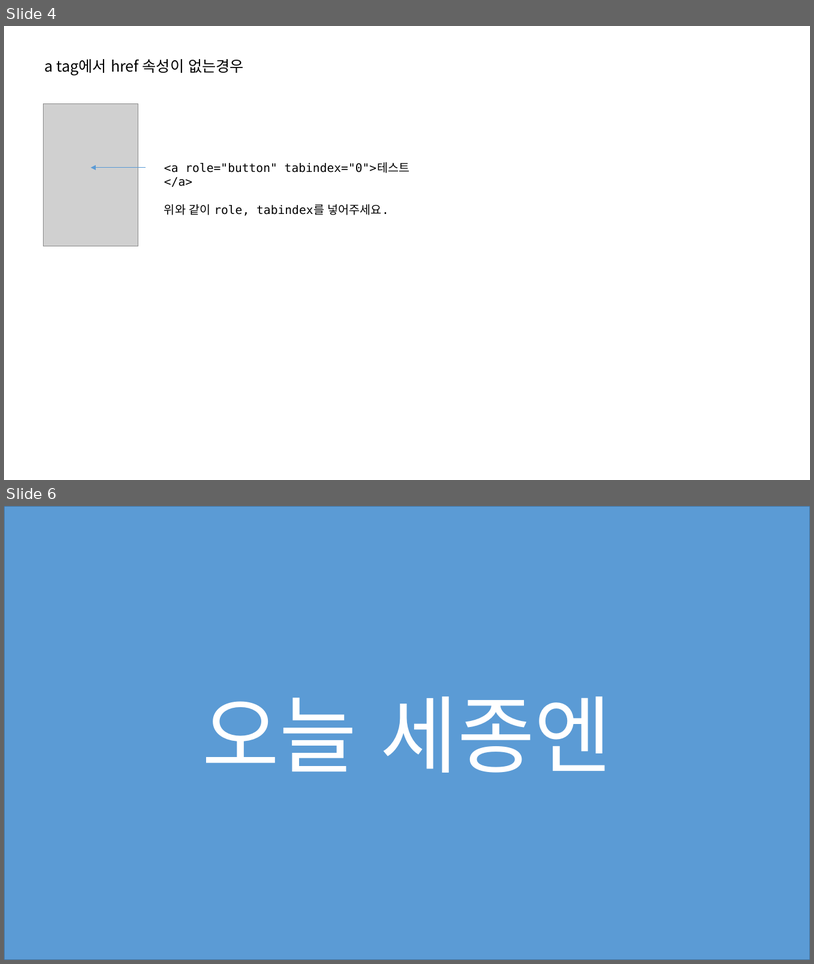
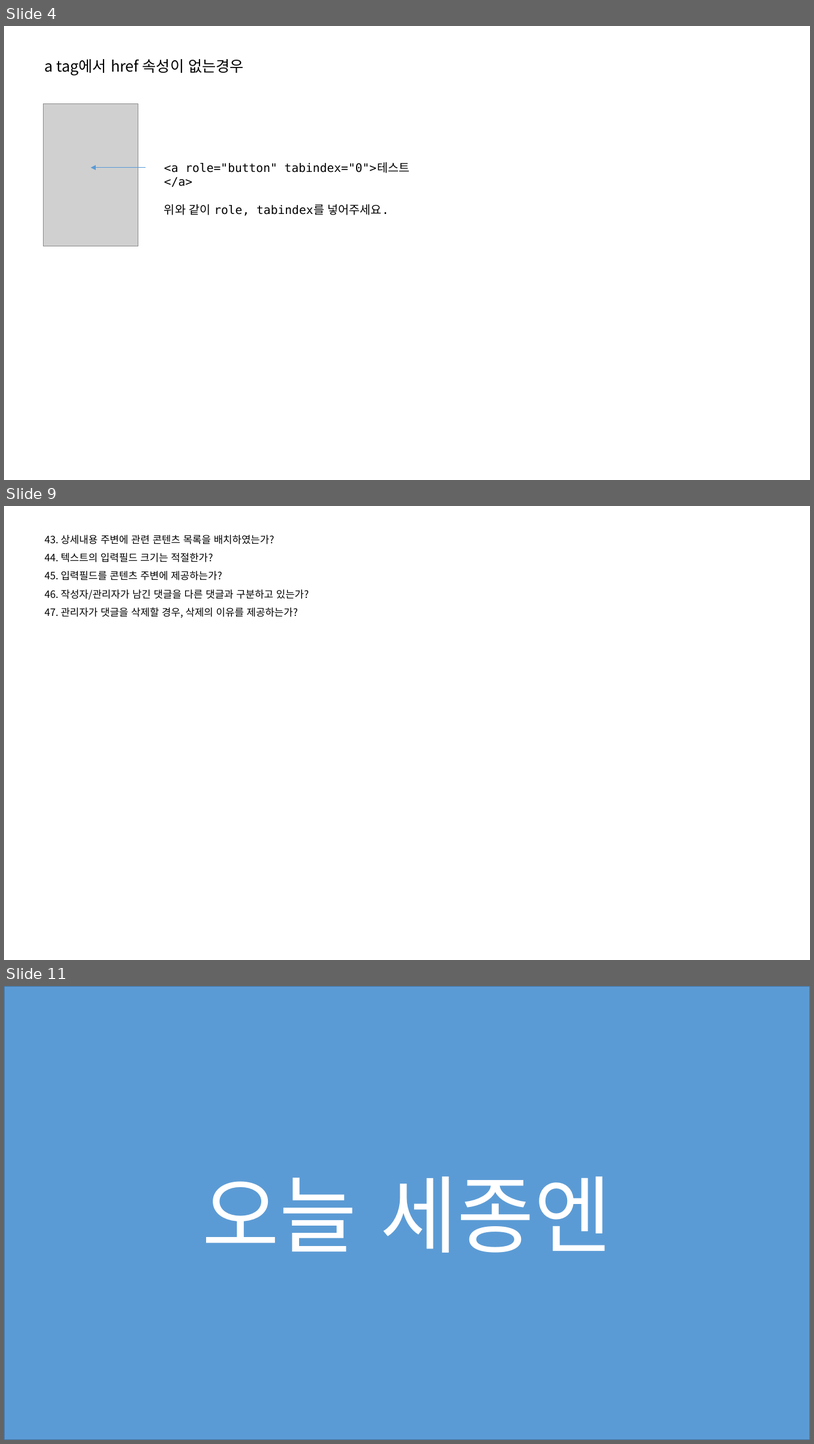
Before and after one commit to jeoungGyy/sejong, a slide deck: ppt/웹접근성 오류 체크(운영).pptx. Shown one above the other, each under a label of ours: slides 4 and 6 before the commit, slides 4, 9 and 11 after it; the slides between them are not shown. The pictures are 814x964 and 814x1444 pixels, drawn with LibreOffice and Linux fonts; fonts in the diff are those of the drawing; grey boxes stand for pictures. Boxes give left, top, right and bottom in pixels: in the first picture for what was removed or moved away, otherwise in the second. Text is boxed around its words. In the diff, an @@ line names an element or a change of style, - is before the commit and + after.

```diff
--- a/ppt/웹접근성 오류 체크(운영).pptx
+++ b/ppt/웹접근성 오류 체크(운영).pptx
@@ slide 9 added at (x1=4, y1=506, x2=810, y2=960), background #FFFFFF @@
@@ text added at (x1=45, y1=535, x2=309, y2=618), 12 pt, text #000000 @@
+43. 상세내용 주변에 관련 콘텐츠 목록을 배치하였는가?
+44. 텍스트의 입력필드 크기는 적절한가?
+45. 입력필드를 콘텐츠 주변에 제공하는가?
+46. 작성자/관리자가 남긴 댓글을 다른 댓글과 구분하고 있는가?
+47. 관리자가 댓글을 삭제할 경우, 삭제의 이유를 제공하는가?
@@ what was slide 6 is now slide 11 @@
```
Also in this commit, not shown: 1 slide changed, 4 other slides added.
